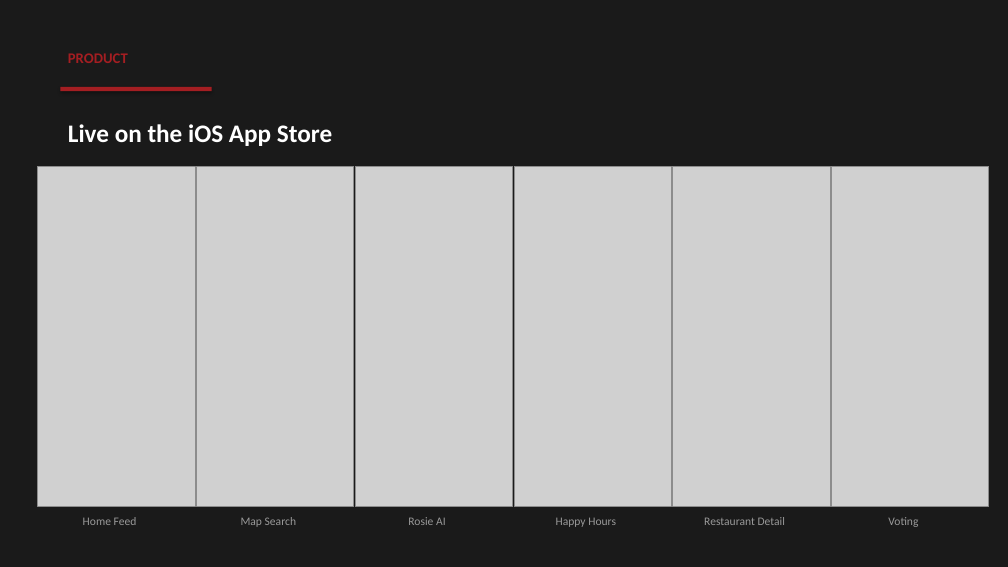
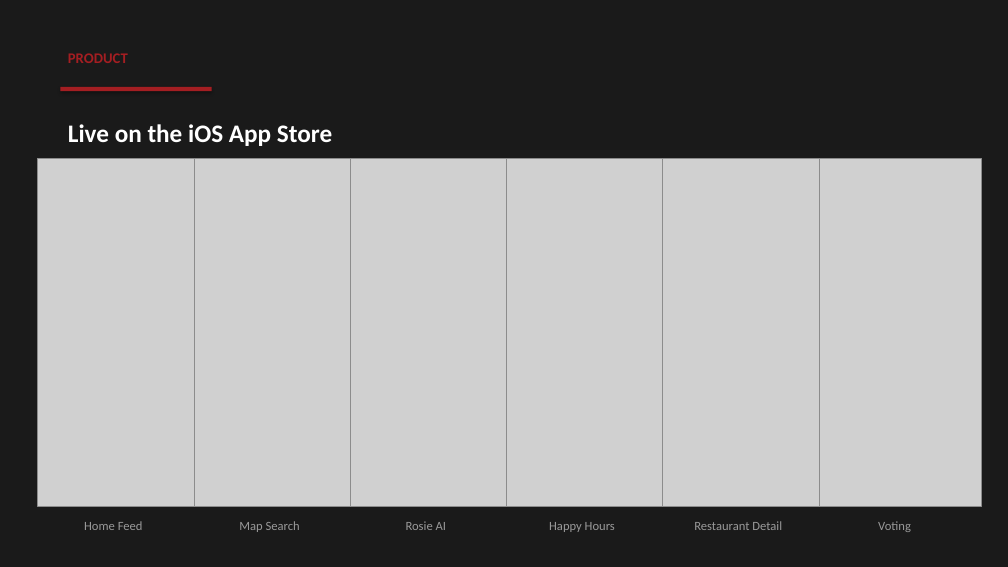
Before and after one commit to leandertoney/tastelanc, a slide deck: slide 5 of pitchdeck/TasteLanc_PitchDeck.pptx. Drawn at 1008x567 pixels with LibreOffice and Linux fonts; fonts in the diff are those of the drawing; grey boxes stand for pictures. Boxes give left, top, right and bottom in pixels: in the first picture for what was removed or moved away, otherwise in the second. Text is boxed around its words. In the diff, an @@ line names an element or a change of style, - is before the commit and + after.

```diff
--- a/pitchdeck/TasteLanc_PitchDeck.pptx
+++ b/pitchdeck/TasteLanc_PitchDeck.pptx
@@ picture resized from (x1=38, y1=166, x2=195, y2=507) to (x1=38, y1=159, x2=200, y2=507) @@
@@ picture resized from (x1=197, y1=166, x2=354, y2=507) to (x1=194, y1=159, x2=357, y2=507) @@
@@ picture resized from (x1=355, y1=166, x2=513, y2=507) to (x1=350, y1=159, x2=513, y2=507) @@
@@ picture resized from (x1=514, y1=166, x2=671, y2=507) to (x1=507, y1=159, x2=669, y2=507) @@
@@ picture resized from (x1=673, y1=166, x2=830, y2=507) to (x1=663, y1=159, x2=826, y2=507) @@
@@ picture resized from (x1=832, y1=166, x2=989, y2=507) to (x1=819, y1=159, x2=982, y2=507) @@
@@ text "Happy Hours" moved from (x1=556, y1=517, x2=616, y2=527) to (x1=549, y1=522, x2=615, y2=532) @@
@@ text "Restaurant Detail" moved from (x1=704, y1=517, x2=785, y2=525) to (x1=694, y1=521, x2=782, y2=530) @@
@@ size 11 to 12 pt in 6 elements at (x1=239, y1=521, x2=300, y2=532), (x1=406, y1=521, x2=446, y2=530), (x1=84, y1=521, x2=143, y2=530), (x1=549, y1=522, x2=615, y2=532), (x1=694, y1=521, x2=782, y2=530), (x1=878, y1=521, x2=911, y2=532) @@
@@ text "Voting" moved from (x1=888, y1=517, x2=918, y2=527) to (x1=878, y1=521, x2=911, y2=532) @@
```
Also in this commit, not shown: 2 other slides changed, 10 other files.
